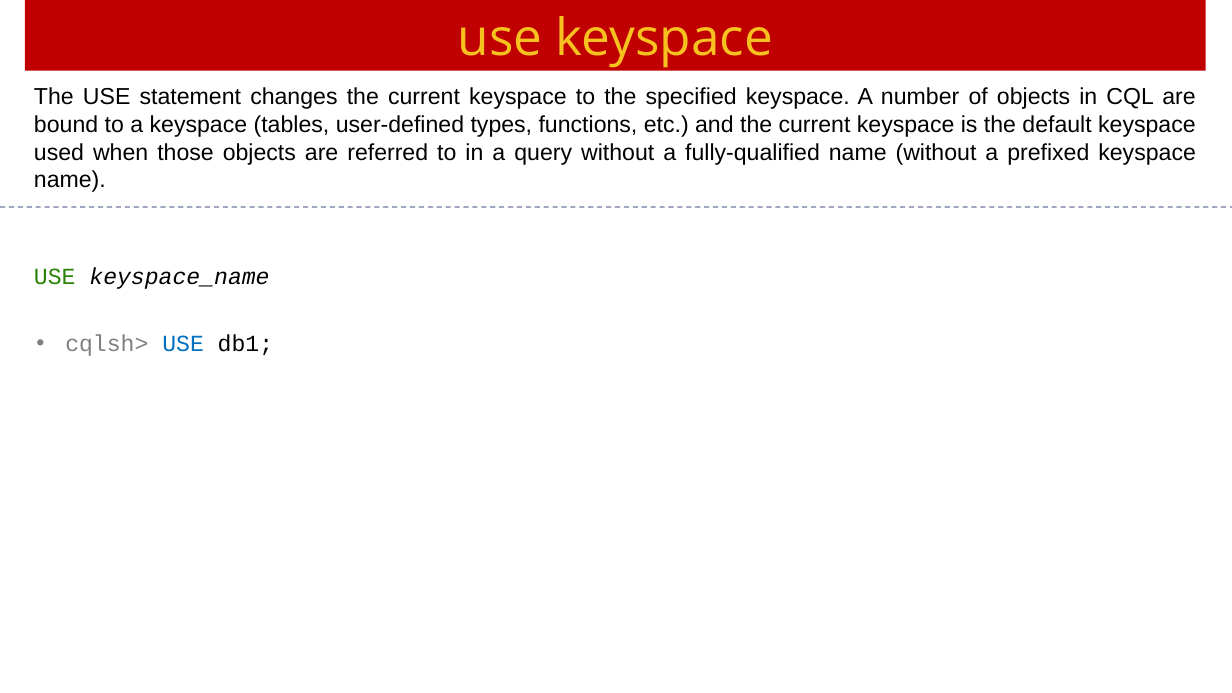
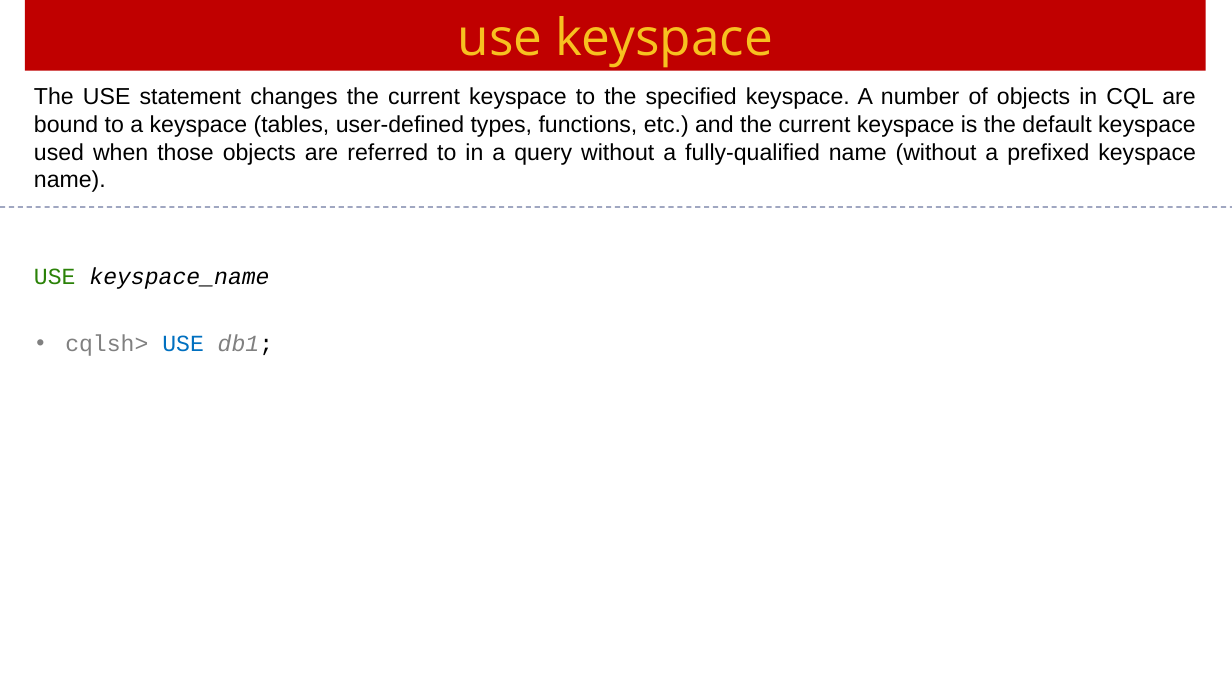
Before and after one commit to Saleel-Bagde/PPT-s, a slide deck: slide 10 of Cassandra Ver3.pptx (slide 9 before the commit). Drawn at 1232x693 pixels with LibreOffice and Linux fonts; fonts in the diff are those of the drawing. Boxes give left, top, right and bottom in pixels: in the first picture for what was removed or moved away, otherwise in the second. Text is boxed around its words. In the diff, an @@ line names an element or a change of style, - is before the commit and + after.

```diff
--- a/Cassandra Ver3.pptx
+++ b/Cassandra Ver3.pptx
@@ text "cqlsh> USE db1;" at box(65, 334, 273, 356): text colour #000000 to #808080, italic on in "db1;" @@
```
Also in this commit, not shown: 7 other slides changed, 2 slides added.
